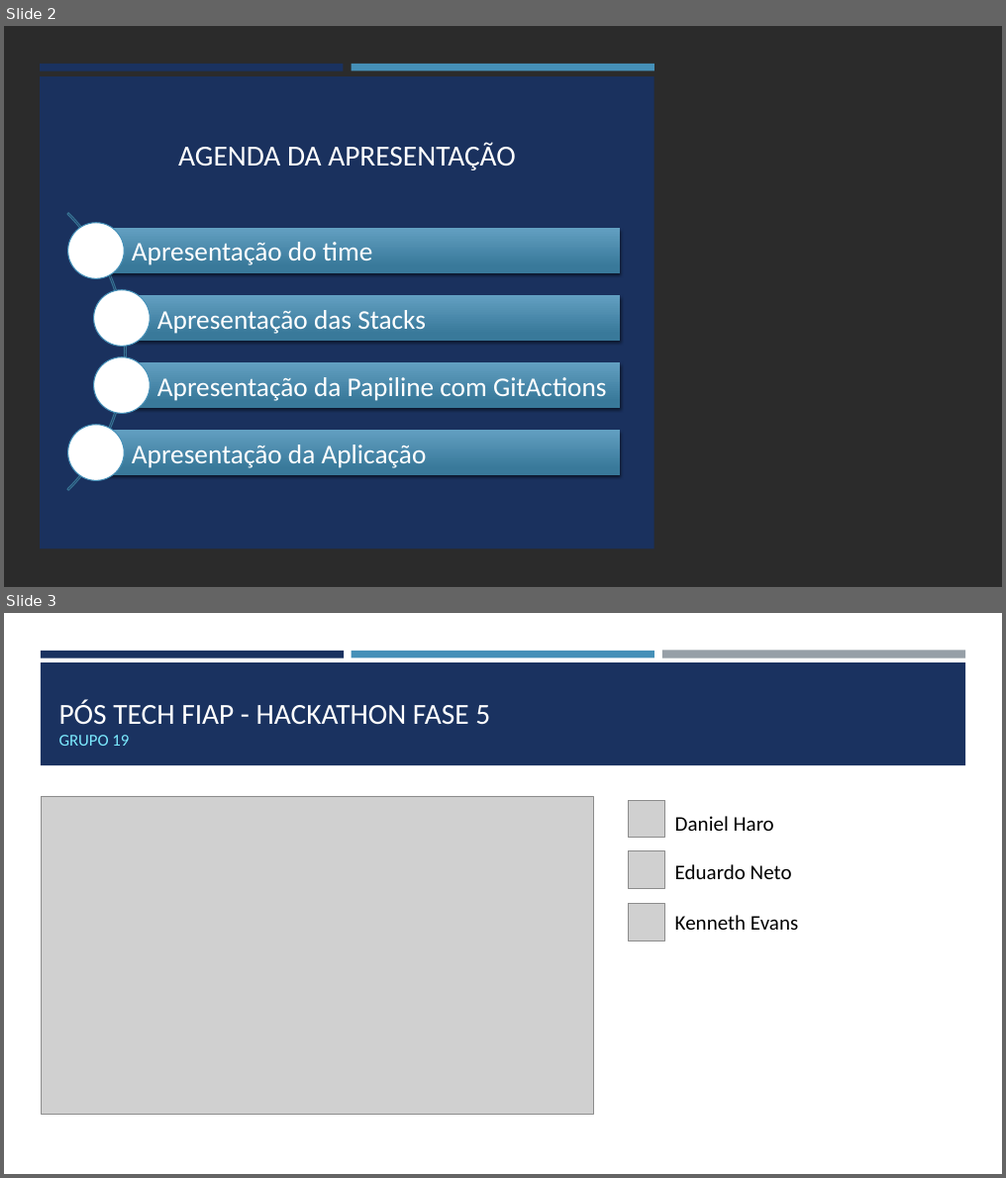
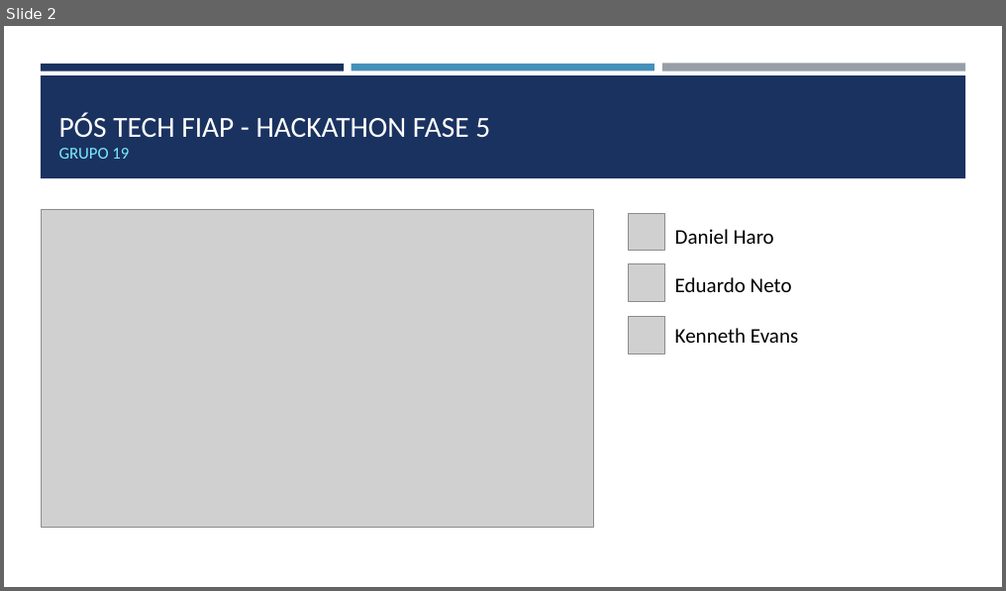
Before and after one commit to codes-and-technology/medico, a slide deck: docs/Desenho da Solução Hackathon - Fase 5 v3.pptx. Shown one above the other, each under a label of ours: slides 2 and 3 before the commit, slide 2 after it. The pictures are 1006x1178 and 1006x591 pixels, drawn with LibreOffice and Linux fonts; fonts in the diff are those of the drawing; grey boxes stand for pictures; background and template pictures are left out; a plain dark background stands for a picture behind light text. Boxes give left, top, right and bottom in pixels: in the first picture for what was removed or moved away, otherwise in the second. Text is boxed around its words. In the diff, an @@ line names an element or a change of style, - is before the commit and + after.

```diff
--- a/docs/Desenho da Solução Hackathon - Fase 5 v3.pptx
+++ b/docs/Desenho da Solução Hackathon - Fase 5 v3.pptx
@@ slide 2 removed at (4, 26, 1002, 587), background picture (left out) @@
@@ rectangle removed at (4, 26, 1002, 587) @@
@@ rectangle removed at (40, 76, 654, 550) @@
@@ rectangle removed at (40, 64, 344, 71) @@
@@ rectangle removed at (351, 64, 654, 71) @@
@@ title removed at (178, 142, 516, 171) @@
-AGENDA DA APRESENTAÇÃO
@@ group removed at (4, 156, 620, 549): 4 rectangles, 4 texts, 4 ellipses, 1 arch (boxed as its full ring) @@
-Apresentação do time
-Apresentação das Stacks
-Apresentação da Papiline com GitActions
-Apresentação da Aplicação
@@ what was slide 3 is now slide 2 @@
```
Also in this commit, not shown: 17 slides changed, 2 slides added, 1 other slide removed.
